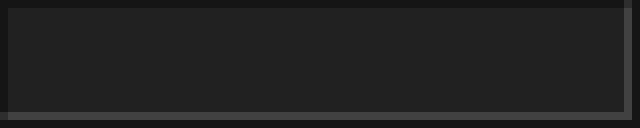
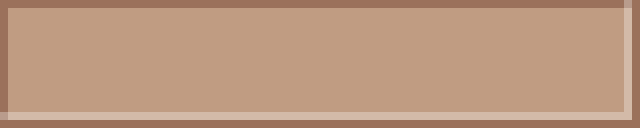
Comparing the layer stacks of the two w=640, h=128 images. Changes:
hid "x_enchanting_image_button_disabled" over (0, 0, 640, 128)
added layer "highlight top bottom" (30%) above "disabled_overlay" over (0, 0, 632, 120)
added layer "disabled_overlay" (45%) above "x_enchanting_image_button 2 disabled" over (8, 8, 632, 120)
added layer "x_enchanting_image_button 2 disabled" above "x_enchanting_image_button 2" over (0, 0, 640, 128)
added layer "x_enchanting_image_button 2" over (0, 0, 640, 128)
